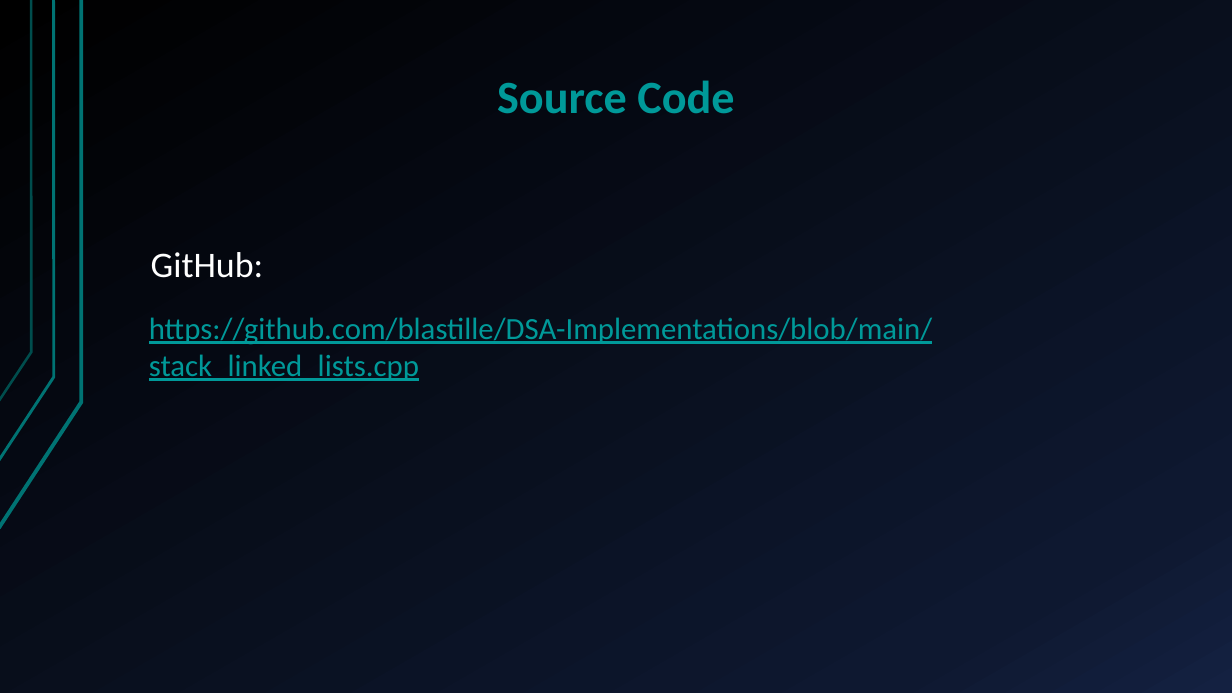
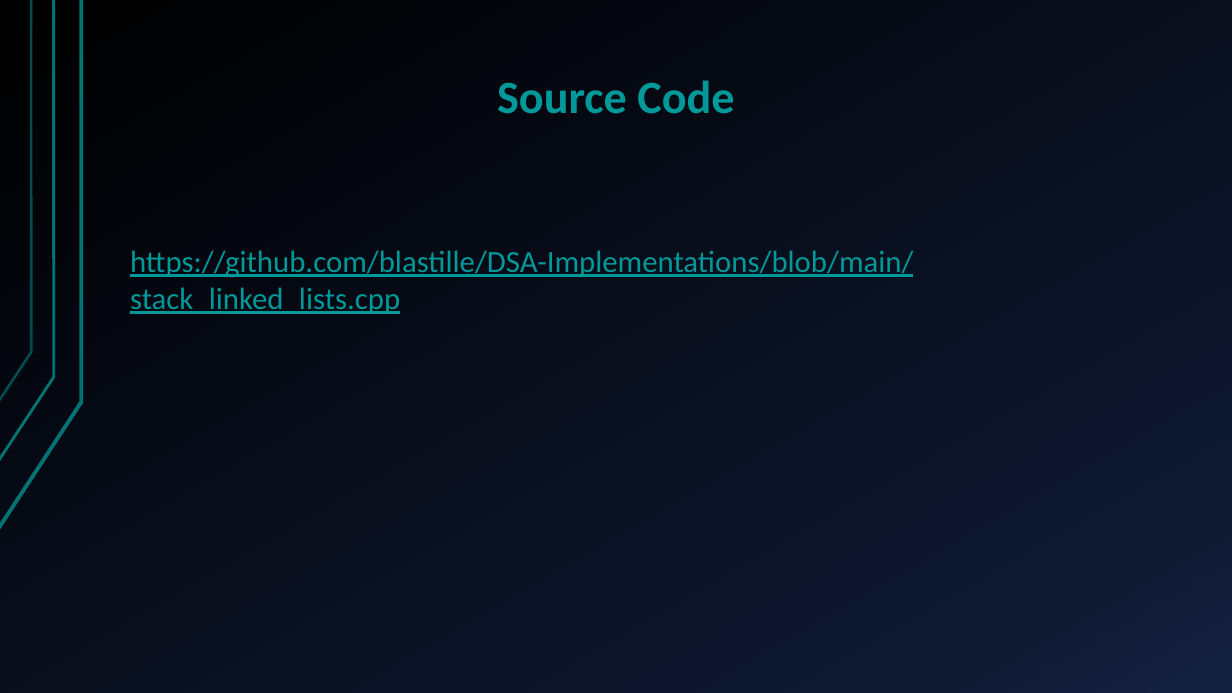
Before and after one commit to sispt/DSA-Implementations, a slide deck: slide 21 of Stack Implementation Using a Linked List.pptx. Drawn at 1232x693 pixels with LibreOffice and Linux fonts; fonts in the diff are those of the drawing. Boxes give left, top, right and bottom in pixels: in the first picture for what was removed or moved away, otherwise in the second. Text is boxed around its words. In the diff, an @@ line names an element or a change of style, - is before the commit and + after.

```diff
--- a/Stack Implementation Using a Linked List.pptx
+++ b/Stack Implementation Using a Linked List.pptx
@@ text "https://github.com/blastille/DSA-Implementations/blob/main/s ...": place and size @@
-text "https://github.com/blastille/DSA-Implementations/blob/main/s ..." at box(149, 317, 932, 381)
+text "https://github.com/blastille/DSA-Implementations/blob/main/s ..." at box(130, 250, 913, 314)
@@ text removed at box(151, 252, 264, 278) @@
-GitHub:
```
